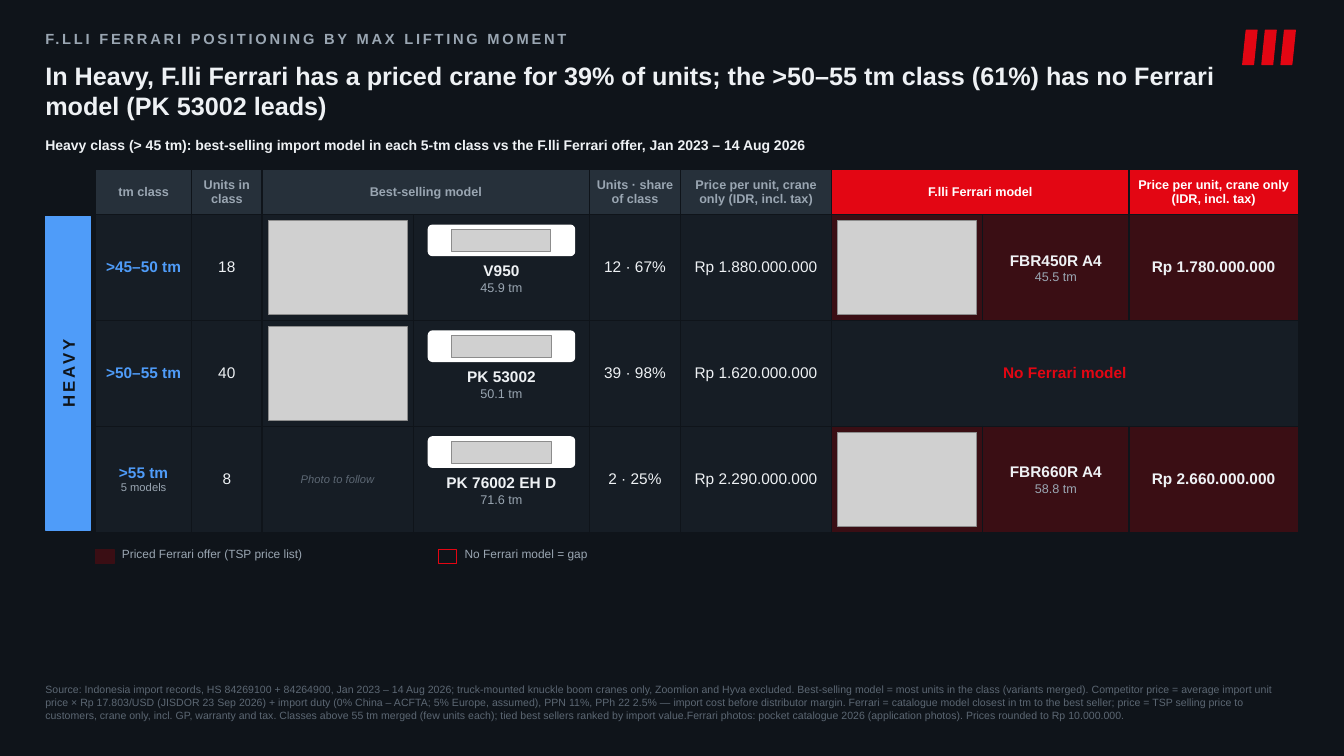
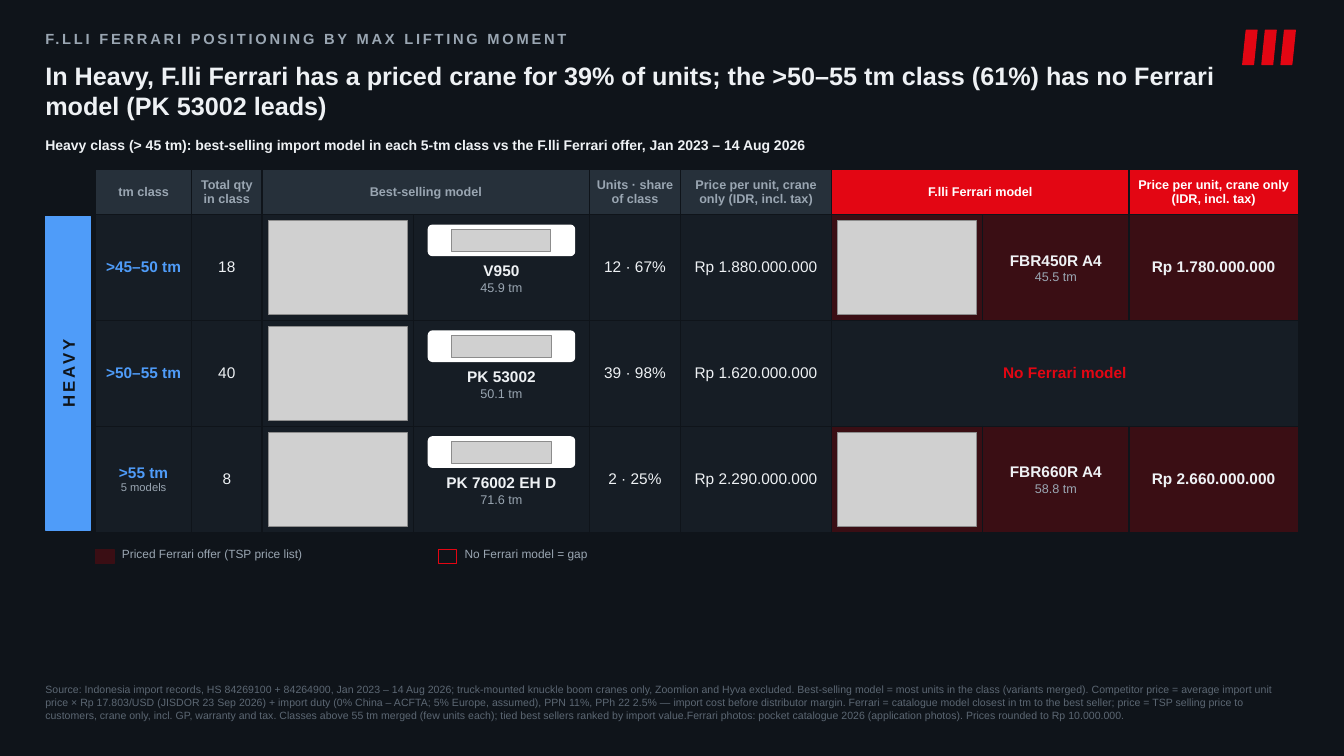
Before and after one commit to Godson7777/Ferarri_Crane_Tiberias, a slide deck: slide 2 of slides/Slide_tm_Positioning.pptx. Drawn at 1344x756 pixels with LibreOffice and Linux fonts; fonts in the diff are those of the drawing; grey boxes stand for pictures. Boxes give left, top, right and bottom in pixels: in the first picture for what was removed or moved away, otherwise in the second. Text is boxed around its words. In the diff, an @@ line names an element or a change of style, - is before the commit and + after.

```diff
--- a/slides/Slide_tm_Positioning.pptx
+++ b/slides/Slide_tm_Positioning.pptx
@@ table at <box>96,169,1299,495</box> @@
-row 1, column 2: Units in class
+row 1, column 2: Total qty in class
@@ picture added at <box>268,433,407,526</box> @@
@@ text removed at <box>301,475,375,483</box> @@
-Photo to follow
```
Also in this commit, not shown: 1 other slide changed, 2 other files.
